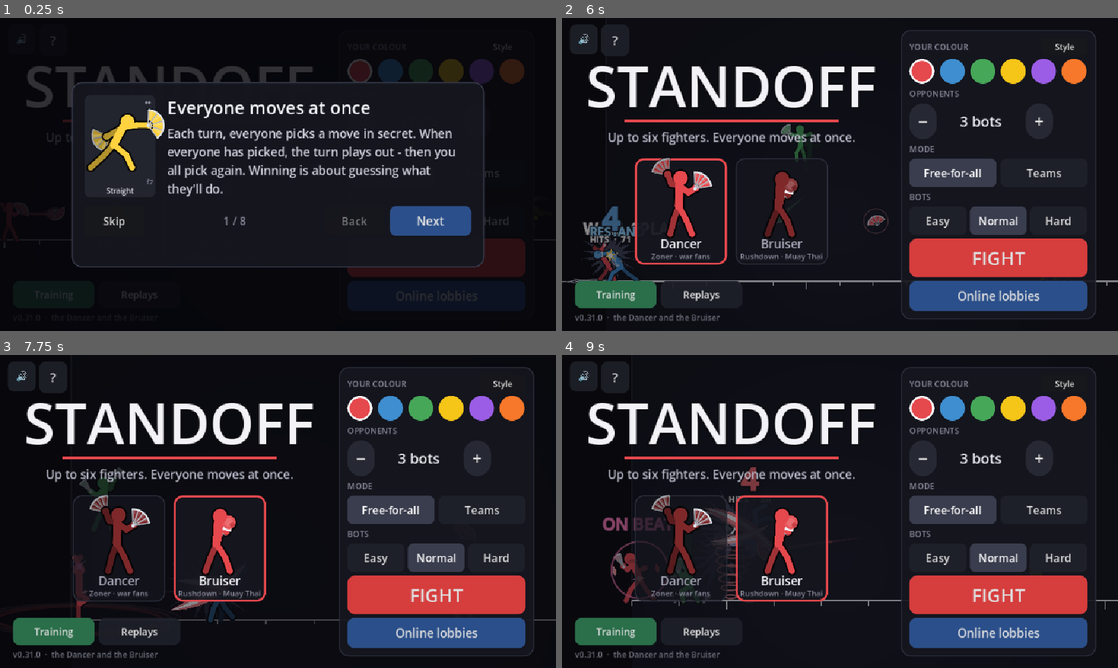
Above: before the commit, frames 1-4 (two rows, left to right).
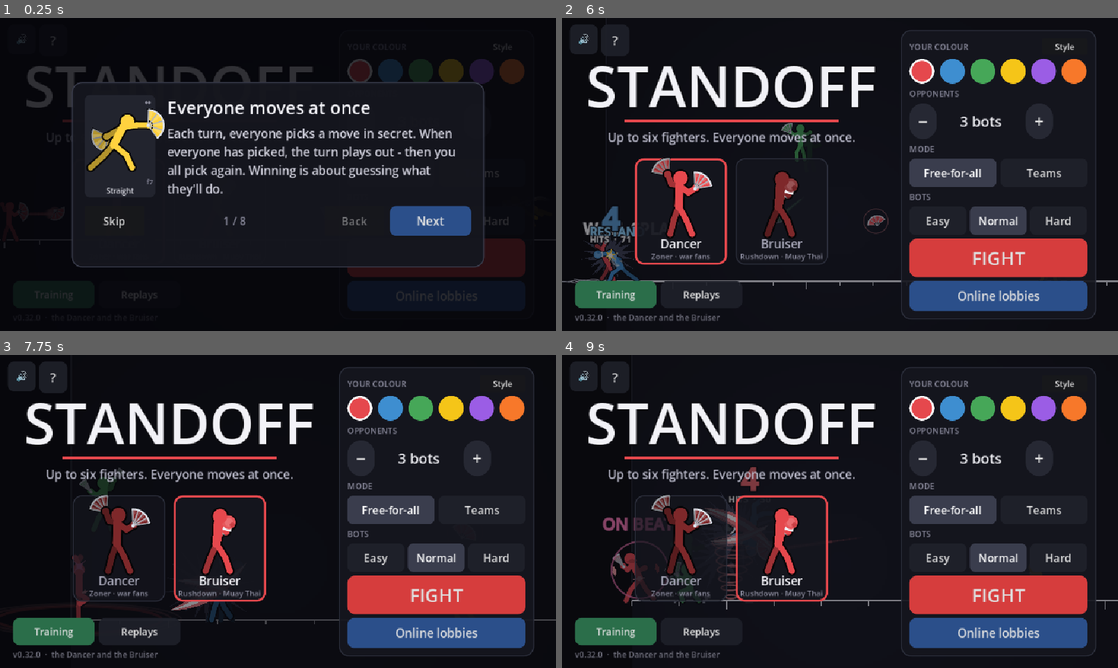
Above: after the commit, the same moments.

Repository: Veriduim/standoff
Game: Godot game, scene res://scenes/main.tscn
The game is run twice, just before and just after one commit, with the same random seed, the same clock (stepped at 60 frames per second) and the same inputs.
Inputs (mouse positions are in pixels of both pictures, inside the frame that each line leads up to):
- Up to frame 1 (0.25 s): no input
- Up to frame 2 (6 s): click "Easy" at 0.5 s; click "Easy" at 1.25 s; click "Normal" at 2 s; click "Normal" at 2.75 s; click "Replays" at 3.5 s; click "Replays" at 4.25 s; click "Replays" at 5 s; click "Skip" at 5.75 s
- Up to frame 3 (7.75 s): click (116, 549) at 6.5 s; click (222, 549) at 7.25 s
- Up to frame 4 (9 s): click "Style" at 8 s; click "Done" at 8.75 s

The runs differ from the first frame. In frame 2, 0.1% of the frame differs, in the area x 5-46%, y 33-97%; in frame 3, less than 0.1%; in frame 4, less than 0.1%.

Commit message:
0.32.0: smear frames, squash and stretch, the head and fans lagging (Timmy 06:38 "Try the rest except 6")
3. A strike's limb whipping through leaves a smear - the area it swept since the last tick, see-through, and a streak
   for the fist or foot.
4. Squash and stretch about the feet: long going up, squat on landing, squeezed across by a blow, stretched along a
   strike as it lands.
5. The head on a spring, trailing fast moves and overshooting when they stop; her fans on a spring, lagging the arm and
   swinging on after it.
55 tests, 286 checks, all pass.

Co-Authored-By: Claude Opus 5.5 <noreply@anthropic.com>
Claude-Session: https://claude.ai/code/session_019cpLLa1bA2ND22yfhrkoYF

Diff:
--- a/project.godot
+++ b/project.godot
@@ -11,7 +11,7 @@
 [application]
 
 config/name="Standoff"
-config/version="0.31.0"
+config/version="0.32.0"
 config/icon="res://assets/icon.png"
 run/main_scene="res://scenes/main.tscn"
 config/features=PackedStringArray("4.7", "GL Compatibility")
--- a/scripts/tests/ui_test.gd
+++ b/scripts/tests/ui_test.gd
@@ -720,6 +720,42 @@
 
 
 
+func _test_squash_and_lag() -> void:
+	_section("Squash and stretch, the head and fans lagging (06:38 \"Try the rest except 6\")")
+	var g := _screen()
+	g.start_local(1, "ffa")
+	var st: StageView = g.stage
+	var stand := Poses.get_pose("idle")
+	var rec := [0.0, -80.0, 1, "jump", 3, 0, 100, 0, 0, 0, 0, 0, 0, 0, 0, 0, 2, 0, 0, 0]
+	st._vy[0] = -16.0
+	var up := st._squash(0, rec, stand)
+	var hit := [0.0, 0.0, 1, "", 0, 1, 100, 0, 0, 0, 0, 0, 0, 0, 0, 0, 2, 0, 0, 0]
+	st._vy[0] = 0.0
+	var blow := st._squash(0, hit, stand)
+	var head_y := func(q: Dictionary) -> float: return (q["head"] as Vector2).y
+	var hand_x := func(q: Dictionary) -> float: return absf((q["hand_f"] as Vector2).x)
+	_check("going up they stretch tall (head %.0f vs %.0f); a blow squeezes them across (hand %.0f vs %.0f)"
+			% [head_y.call(up), head_y.call(stand), hand_x.call(blow), hand_x.call(stand)],
+			head_y.call(up) < head_y.call(stand) - 4.0 and hand_x.call(blow) < hand_x.call(stand) - 1.0)
+	st._vx[0] = 18.0   # (dashing: the head trails behind)
+	st._vy[0] = 0.0
+	for k in 30:
+		st._time += 0.016
+		st._dt = 0.016
+		st._spring_step(0, [0.0, 0.0, 1, "dash", 3, 0])
+	var off: Vector2 = st._head[0][0]
+	var pts := {"hand_f": Vector2(40, 0), "elbow_f": Vector2(0, 0)}
+	st._fan_turn(0, "f", pts, true)
+	for k in 6:   # (the arm whips round; the fan's left behind it)
+		st._time += 0.016
+		pts["hand_f"] = Vector2.from_angle(-0.4 * (k + 1)) * 40.0
+		st._fan_turn(0, "f", pts, true)
+	var lag := absf(st._fan_turn(0, "f", pts, true))
+	_check("dashing, the head trails back (%.1f); a whipped arm leaves the fan lagging (%.2f rad)" % [off.x, lag],
+			off.x < -3.0 and lag > 0.2)
+	g.queue_free()
+
+
 func _test_strike_timeline() -> void:
 	_section("More to every move (06:22 \"Lets try 1 and 2\"): a wind-up pulled back, the strike overshooting, a follow-through")
 	var a := Poses.get_pose("heavy_wind")
--- a/scripts/ui/stage_view.gd
+++ b/scripts/ui/stage_view.gd
@@ -62,6 +62,12 @@
 var _after_n := {}           ## fighter id -> ticks they've been moving fast (an afterimage every other one)
 var _land := {}              ## fighter id -> ticks of landing squash left (weight - 19:38)
 var _vx := {}                ## fighter id -> how far they moved last tick (they lean into it)
+var _vy := {}                ## ...and up / down (squash and stretch - 06:38 "Try the rest except 6")
+var _prev: Array = []        ## the tick before this one (a strike's smear runs from where the limb was)
+var _head := {}              ## fighter id -> [offset, velocity] - the head on a spring, trailing fast moves
+var _fans := {}              ## "id:side" -> [angle offset, angular velocity] - her fans on a spring, lagging the arm
+var _sprung := {}            ## fighter id -> the _time their springs last stepped (once a frame, however often drawn)
+var _dt := 0.016
 var _tick_n := 0
 var _glow: GradientTexture2D
 var advantage := {}          ## your pick: enemy id -> the ticks you're free before them (drawn "+N" under them)
@@ -81,11 +87,16 @@
 	_after_n.clear()
 	_land.clear()
 	_vx.clear()
+	_vy.clear()
+	_prev = []
+	_head.clear()
+	_fans.clear()
 	advantage = {}
 
 
 func show_tick(rec: Array, events: Array = [], flying: Array = []) -> void:
 	var prev := frame
+	_prev = prev
 	frame = rec
 	shots = flying
 	for sh: Array in flying:   # (a thrown fan trails a ribbon of her colour - the mods' beams)
@@ -134,6 +145,7 @@
 			fx.trail_bit(tr, Vector2(float(r[0]), float(r[1]) - 40.0), colour_of(i), _tick_n * 11 + i)
 		var dy := float(r[1]) - float(p[1])
 		_vx[i] = float(r[0]) - float(p[0])
+		_vy[i] = dy
 		if mv == "glide" and int(r[5]) == 0 and absf(_vx[i]) > 2.0:   # (Silk Glide: a ribbon of her colour along the
 			fx.ribbon(Vector2(float(p[0]), -16.0), Vector2(float(r[0]), -16.0), colour_of(i))   # floor - the mods' beams)
 		if float(p[1]) < -6.0 and float(r[1]) >= -0.5 and int(r[5]) != 4:   # (landed: squash, and dust if it was a drop)
@@ -359,6 +371,7 @@
 
 func _process(delta: float) -> void:
 	_time += delta
+	_dt = clampf(delta * time_scale, 0.0, 0.05)
 	if not ghost.is_empty() and ghost_play:
 		_ghost_i = (_ghost_i + 1) % (ghost.size() + 20)   # (a short hold on the last pose before it loops)
 	fx.update(delta * time_scale)
@@ -710,8 +723,17 @@
 		var mid := hip + Vector2(0, -14)
 		for j: String in Poses.JOINTS:
 			pose[j] = mid + ((pose[j] as Vector2) - mid).rotated(float(_spin[i]))
+	var live := alpha >= 1.0 and not bare
+	if live:   # (06:38 - the head trails fast moves on a spring, and squash and stretch)
+		_spring_step(i, r)
+		var off: Vector2 = (_head.get(i, [Vector2.ZERO, Vector2.ZERO]) as Array)[0]
+		pose["head"] = (pose["head"] as Vector2) + off
+		pose["neck"] = (pose["neck"] as Vector2) + off * 0.35
+		pose = _squash(i, r, pose)
 	var dancer := ch == "dancer"
 	var sc := h * zoom
+	if live:
+		_smear(i, r, pose, base, sc, face, col)
 	var open := 0.0
 	var fans := 0
 	if dancer:   # (21:59 "feel like a dancer. With proper fans": her fans and a sway while she stands - 22:26 "Just go
@@ -724,13 +746,15 @@
 			pose = Poses.blend(pose, Poses.get_pose("idle2"), k * (1.0 if alpha >= 1.0 else 0.0))
 		var pre := Stick._place(pose, w2s(base), sc, face)
 		if fans >= 2 and not bare:   # (an afterimage: just her - its fans would double what it costs to draw)
-			Stick.fan_at(self, pre, "b", face, sc, open, col, alpha >= 1.0, Stick.STEEL if alpha >= 1.0 else col, ink)
+			Stick.fan_at(self, pre, "b", face, sc, open, col, alpha >= 1.0, Stick.STEEL if alpha >= 1.0 else col, ink,
+					_fan_turn(i, "b", pre, live))
 	if ch == "bruiser" and int(r[5]) == 0 and str(r[3]) in ["", "wait"] and float(r[1]) >= -1.0:   # (a boxer bouncing
 		var kb := 0.5 + 0.5 * sin(_time * 5.4 + i * 1.1)                                               # on his toes)
 		pose = Poses.blend(pose, Poses.get_pose("b_idle2"), kb * (1.0 if alpha >= 1.0 else 0.0))
 	var pts := Stick.draw(self, pose, w2s(base), sc, face, col, Stick.limb(sc), head_r, alpha >= 1.0, ink, ch)
 	if dancer and fans >= 1 and not bare:   # (ghosts: their fans in their own faded colour, not bright steel)
-		Stick.fan_at(self, pts, "f", face, sc, open, col, alpha >= 1.0, Stick.STEEL if alpha >= 1.0 else col, ink)
+		Stick.fan_at(self, pts, "f", face, sc, open, col, alpha >= 1.0, Stick.STEEL if alpha >= 1.0 else col, ink,
+				_fan_turn(i, "f", pts, live))
 	if alpha < 1.0:
 		return
 	if alpha >= 1.0 and r.size() > 15 and int(r[15]) > 0 and int(r[5]) != 4:   # (Tempo: shards of her colour orbit her,
@@ -769,6 +793,118 @@
 			draw_circle(sp, maxf(1.0, 2.2 * sc / 100.0 * 1.6), c2, true, -1.0, true)
 
 
+## 06:38 "Try the rest except 6" - 3 smear frames, 4 squash and stretch, 5 lag:
+const HEAD_LAG := 0.5        ## the head's spring: it trails this much of how fast they move (pose units a tick)...
+const HEAD_MAX := 9.0        ## ...at most this far
+const HEAD_STIFF := 260.0    ## ...pulled back this hard, damped this much (under-damped: it overshoots when they stop)
+const HEAD_DAMP := 16.0
+const FAN_STIFF := 170.0     ## her fans: their spring - they swing on after the arm and settle
+const FAN_DAMP := 11.0
+const FAN_MAX := 0.9
+const SMEAR_PX := 14.0       ## a strike's limb moving this far (screen px) in a tick leaves a smear
+
+
+## The springs, once a frame: the head trailing the body's movement.
+func _spring_step(i: int, r: Array) -> void:
+	if float(_sprung.get(i, -1.0)) == _time:
+		return
+	_sprung[i] = _time
+	var face := float(r[2])
+	var v := Vector2(float(_vx.get(i, 0.0)) * face, float(_vy.get(i, 0.0)))
+	if int(r[5]) == 4 or fx.frozen():
+		v = Vector2.ZERO
+	var target := (-v * HEAD_LAG).limit_length(HEAD_MAX)
+	var st: Array = _head.get(i, [Vector2.ZERO, Vector2.ZERO])
+	var off: Vector2 = st[0]
+	var vel: Vector2 = st[1]
+	vel += ((target - off) * HEAD_STIFF - vel * HEAD_DAMP) * _dt
+	off = (off + vel * _dt).limit_length(HEAD_MAX * 1.4)
+	_head[i] = [off, vel]
+
+
+## Her fan's lag behind the arm (radians, screen space): the arm's angle is where the fan wants to point; the fan follows
+## on a spring, so a fast swing leaves it trailing and it swings on past when the arm stops.
+func _fan_turn(i: int, side: String, pts: Dictionary, live: bool) -> float:
+	if not live:
+		return 0.0
+	var key := "%d:%s" % [i, side]
+	var arm := ((pts["hand_" + side] as Vector2) - (pts["elbow_" + side] as Vector2)).angle()
+	var st: Array = _fans.get(key, [arm, 0.0, -1.0])
+	var ang := float(st[0])
+	var w := float(st[1])
+	if float(st[2]) != _time:   # (one step a frame)
+		w += (wrapf(arm - ang, -PI, PI) * FAN_STIFF - w * FAN_DAMP) * _dt
+		ang += w * _dt
+		var lag := clampf(wrapf(ang - arm, -PI, PI), -FAN_MAX, FAN_MAX)
+		ang = arm + lag
+	_fans[key] = [ang, w, _time]
+	return wrapf(ang - arm, -PI, PI)
+
+
+## Squash and stretch (06:38): long going up, squat landing, squeezed by a blow, stretched along a strike as it lands.
+## Scaled about their feet (x across, y up), so they stay on the floor.
+func _squash(i: int, r: Array, pose: Dictionary) -> Dictionary:
+	var sx := 1.0
+	var sy := 1.0
+	var vy := float(_vy.get(i, 0.0))
+	if int(r[5]) != 4 and float(r[1]) < -2.0:   # (in the air: stretched along the way they're going up or down)
+		var s := clampf(absf(vy) / 22.0, 0.0, 1.0) * (0.16 if vy < 0.0 else 0.09)
+		sy *= 1.0 + s
+		sx *= 1.0 - s * 0.6
+	if int(r[5]) in [0, 3] and _land.has(i):   # (landing: squat, then back up)
+		var k := float(_land[i]) / float(LAND_TICKS)
+		sy *= 1.0 - 0.15 * k
+		sx *= 1.0 + 0.13 * k
+	if int(r[5]) == 1 and r.size() > 19 and int(r[19]) < 4:   # (the blow: squeezed across, a touch taller)
+		var k := 1.0 - float(int(r[19])) / 4.0
+		sx *= 1.0 - 0.16 * k
+		sy *= 1.0 + 0.06 * k
+	if int(r[5]) == 0 and _smearing.get(i, false):   # (a strike landing: stretched along it)
+		sx *= 1.08
+		sy *= 0.96
+	if is_equal_approx(sx, 1.0) and is_equal_approx(sy, 1.0):
+		return pose
+	var out := {}
+	for j: String in Poses.JOINTS:
+		var p: Vector2 = pose[j]
+		out[j] = Vector2(p.x * sx, p.y * sy)
+	return out
+
+
+var _smearing := {}          ## fighter id -> their strike's limb smeared this tick (it stretches them too)
+
+
+## A smear frame (06:38): when a strike's limb whips through, the area it swept since last tick is filled - a stretched,
+## see-through copy of the arm or leg from where it was to where it is (the old cartoon trick for speed).
+func _smear(i: int, r: Array, pose: Dictionary, base: Vector2, sc: float, face: float, col: Color) -> void:
+	_smearing[i] = false
+	if int(r[5]) != 0 or str(r[3]) == "" or i >= _prev.size() or _free(r):
+		return
+	var pr: Array = _prev[i]
+	if str(pr[3]) != str(r[3]) or int(pr[5]) != 0 or int(r[4]) <= int(pr[4]) or int(r[4]) - int(pr[4]) > 3:
+		return
+	var tip := _striking(i, str(r[3]), int(r[4]))
+	if tip == "":
+		return
+	var now := Stick._place(pose, w2s(base), sc, face)
+	var then := Stick._place(Poses.for_record(_char(i), pr), w2s(Vector2(float(pr[0]), float(pr[1]))), sc, float(pr[2]))
+	if (now[tip] as Vector2).distance_to(then[tip]) < SMEAR_PX * zoom:
+		return
+	_smearing[i] = true
+	var mid := "elbow" + tip.trim_prefix("hand") if tip.begins_with("hand") else "knee" + tip.trim_prefix("foot")
+	var root := "neck" if tip.begins_with("hand") else "hip"
+	var c := col.lightened(0.3)
+	c.a = 0.42
+	var tri := PackedVector2Array()
+	var cols := PackedColorArray()
+	for bone: Array in [[root, mid], [mid, tip]]:
+		Stick._quad(tri, cols, then[bone[0]], then[bone[1]], now[bone[1]], now[bone[0]], c)
+	Stick.tris(self, tri, cols)
+	var tc := col.lightened(0.5)   # (the fist or foot, smeared out along the way it came)
+	tc.a = 0.55
+	draw_line(then[tip], now[tip], tc, Stick.limb(sc) * 1.3, true)
+
+
 func _tempo_aura(i: int, pts: Dictionary, beats: int, col: Color, sc: float) -> void:
 	var mid: Vector2 = (pts["neck"] as Vector2).lerp(pts["hip"], 0.4)
 	for k in beats:
--- a/scripts/ui/stick.gd
+++ b/scripts/ui/stick.gd
@@ -209,11 +209,11 @@
 
 ## A fan held in a hand (side "f" / "b"): pointing on along the forearm, tipped up a little.
 static func fan_at(ci: CanvasItem, pts: Dictionary, side: String, facing: float, scale: float, open: float, col: Color,
-		edge := true, metal := STEEL, ink_col := INK) -> void:
+		edge := true, metal := STEEL, ink_col := INK, turn := 0.0) -> void:
 	var hand: Vector2 = pts["hand_" + side]
 	var elbow: Vector2 = pts["elbow_" + side]
 	var dir := (hand - elbow).normalized() if hand.distance_to(elbow) > 0.5 else Vector2(facing, 0.0)
-	dir = dir.rotated(-0.3 * facing)
+	dir = dir.rotated(-0.3 * facing + turn)   # (turn: lagging behind the arm - StageView's spring, 06:38)
 	fan(ci, hand - dir * 2.0 * scale, dir, FAN_R * scale, open, col.darkened(FAR) if side == "b" else col, edge,
 			metal.darkened(FAR) if side == "b" else metal, ink_col)
 
--- a/scripts/version.gd
+++ b/scripts/version.gd
@@ -2,4 +2,4 @@
 extends RefCounted
 ## The game's version - the home screen shows it, and lobbies list it (only the same version can play together).
 
-const TAG := "0.31.0"
+const TAG := "0.32.0"
Not shown, changed: export_presets.cfg
Not shown, changed: docs/plan.md
